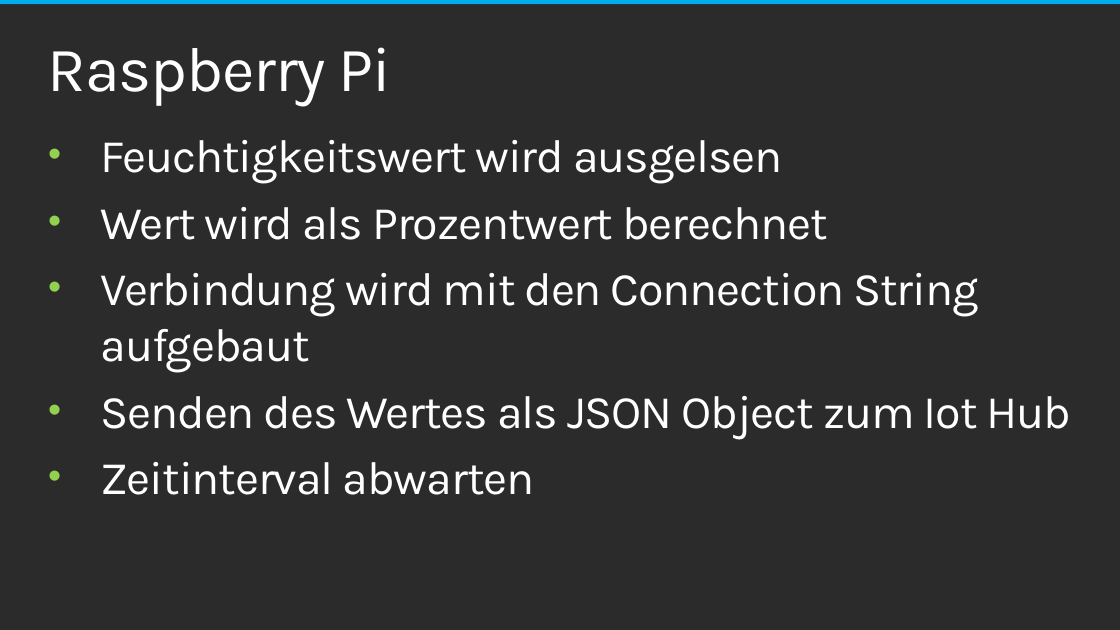
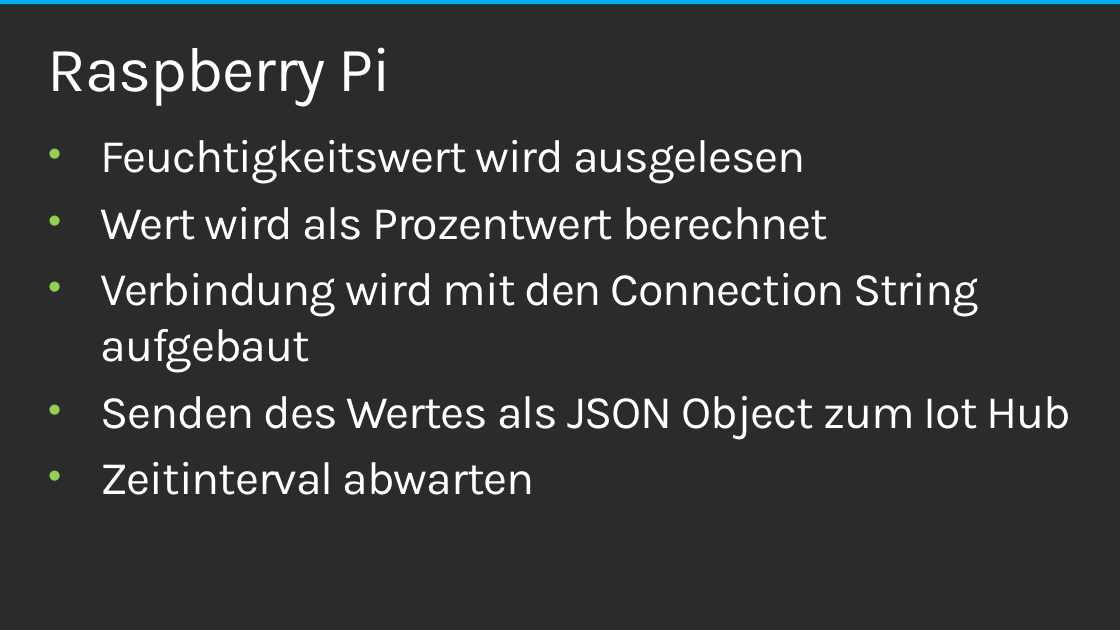
Before and after one commit to chriz239/VtIoTHub, a slide deck: slide 13 of Semesterprojekt_VT.pptx. Drawn at 1120x630 pixels with LibreOffice and Linux fonts; fonts in the diff are those of the drawing; background and template pictures are left out; a plain dark background stands for a picture behind light text. Boxes give left, top, right and bottom in pixels: in the first picture for what was removed or moved away, otherwise in the second. Text is boxed around its words. In the diff, an @@ line names an element or a change of style, - is before the commit and + after.

```diff
--- a/Semesterprojekt_VT.pptx
+++ b/Semesterprojekt_VT.pptx
@@ text at (100,140,806,183): text changed @@
-• Feuchtigkeitswert wird ausgelsen
+• Feuchtigkeitswert wird ausgelesen
```
Also in this commit, not shown: 1 other slide changed, 6 slides added.
